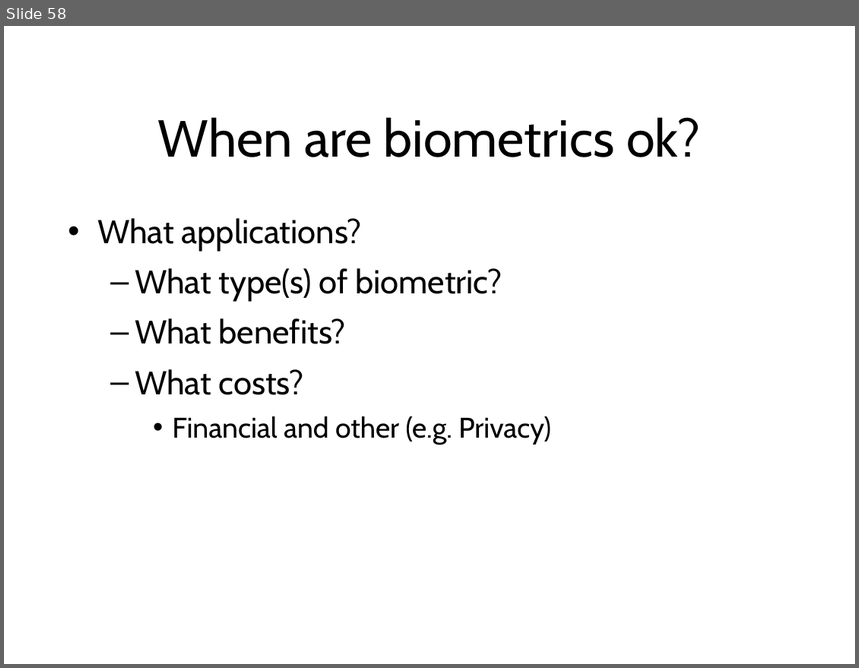
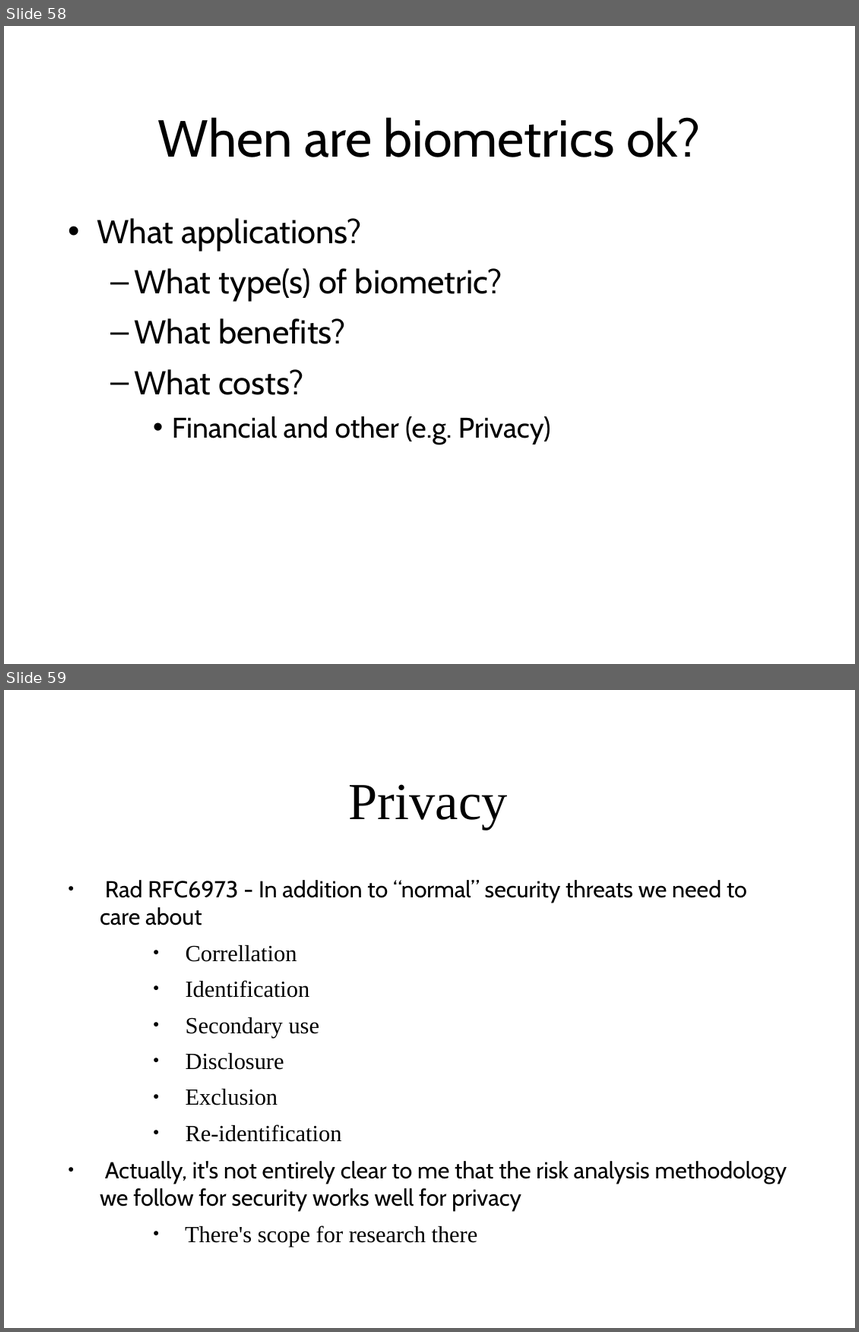
Before and after one commit to sftcd/cs7053, a slide deck: 2016lectures/02-concepts.ppt. Shown one above the other, each under a label of ours: slide 58 before the commit, slides 58 and 59 after it. The pictures are 859x668 and 859x1332 pixels, drawn with LibreOffice and Linux fonts; fonts in the diff are those of the drawing. Boxes give left, top, right and bottom in pixels: in the first picture for what was removed or moved away, otherwise in the second. Text is boxed around its words. In the diff, an @@ line names an element or a change of style, - is before the commit and + after.

```diff
--- a/2016lectures/02-concepts.ppt
+++ b/2016lectures/02-concepts.ppt
@@ slide 59 added at (4,690,855,1328), background #FFFFFF @@
@@ title added at (349,784,508,830), 44 pt, text #000000 @@
+Privacy
@@ text added at (100,880,788,1247), 19.6 pt, text #000000 @@
+● Rad RFC6973 - In addition to “normal” security threats we need to care about
+  ● Correllation
+  ● Identification
+  ● Secondary use
+  ● Disclosure
+  ● Exclusion
+  ● Re-identification
+● Actually, it's not entirely clear to me that the risk analysis methodology we follow for security works well for privacy
+  ● There's scope for research there
```
Also in this commit, not shown: 43 other slides changed, 1 other slide added.
